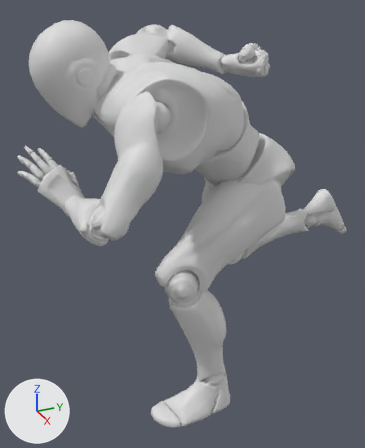
A saved change to the FBX model Assets/FBX/Characters/Mannequin/Animations/TPS_Dash.fbx.
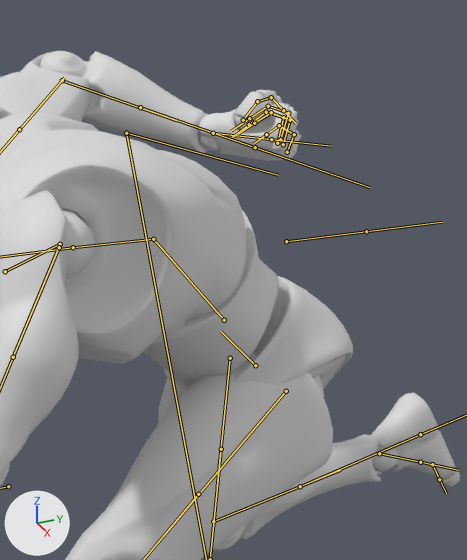
Each version is shown whole from a 50 mm camera at (1.432, -0.914, 1.386) aimed at (-0.087, -0.23, 0.627), then close up on the part from 34% to 96% of the width and 0% to 60% of the height. Every picture has the same lights, and +X, +Y and +Z are marked at lower left. Both versions are drawn at frame 1 of the action 'root|rootAction'; the numbers are the values there. The bones that bend it are drawn over the model as lines in the close-ups.

Objects in the first close-up: 'SK_Mannequin.001'.
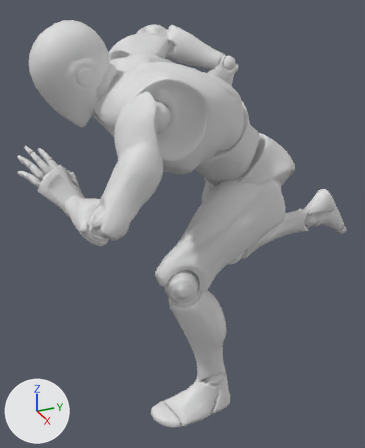
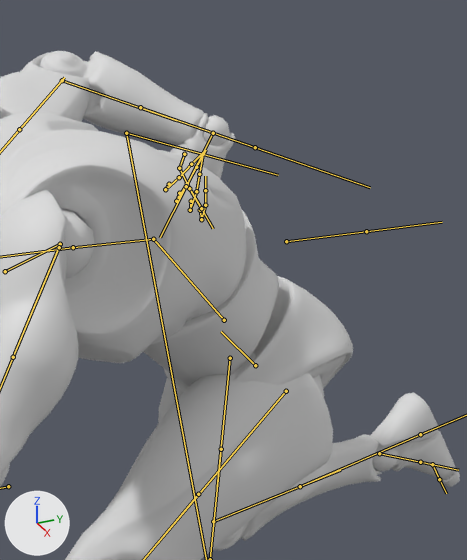
Changed parts and their boxes [x1, y1, x2, y2] in the close-ups (467 x 560 px):
'SK_Mannequin.001', posed
    both: [0, 51, 460, 560]
bone 'hand_r', root to tip
    before: (213, 133) to (277, 140)
    after: (213, 133) to (183, 191)

Patch to the scene script:
```diff
--- a/Assets/FBX/Characters/Mannequin/Animations/TPS_Dash.fbx.py
+++ b/Assets/FBX/Characters/Mannequin/Animations/TPS_Dash.fbx.py
@@ bone_hand_r @@
 bone_hand_r = bpy.data.objects['root'].pose.bones['hand_r']  # child of 'lowerarm_r'
-bone_hand_r.rotation_quaternion = (0.943, 0.051, -0.33, -0.014)  # degrees (8, -38, -4)
+bone_hand_r.rotation_quaternion = (-0.434, -0.58, -0.355, 0.59)  # degrees (49, 84, -63)
```
